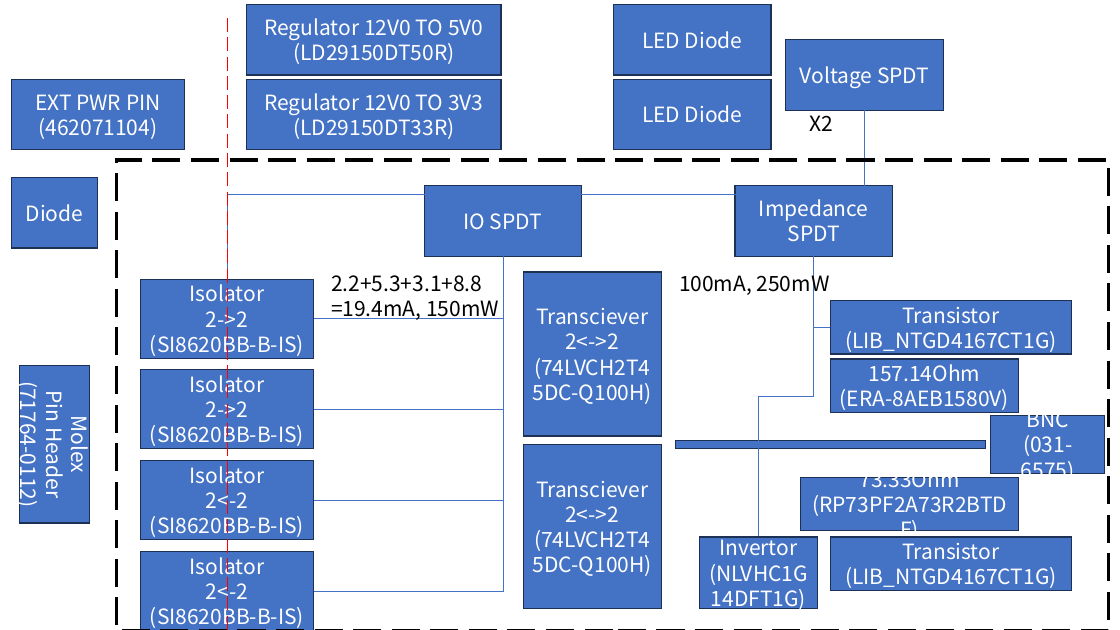
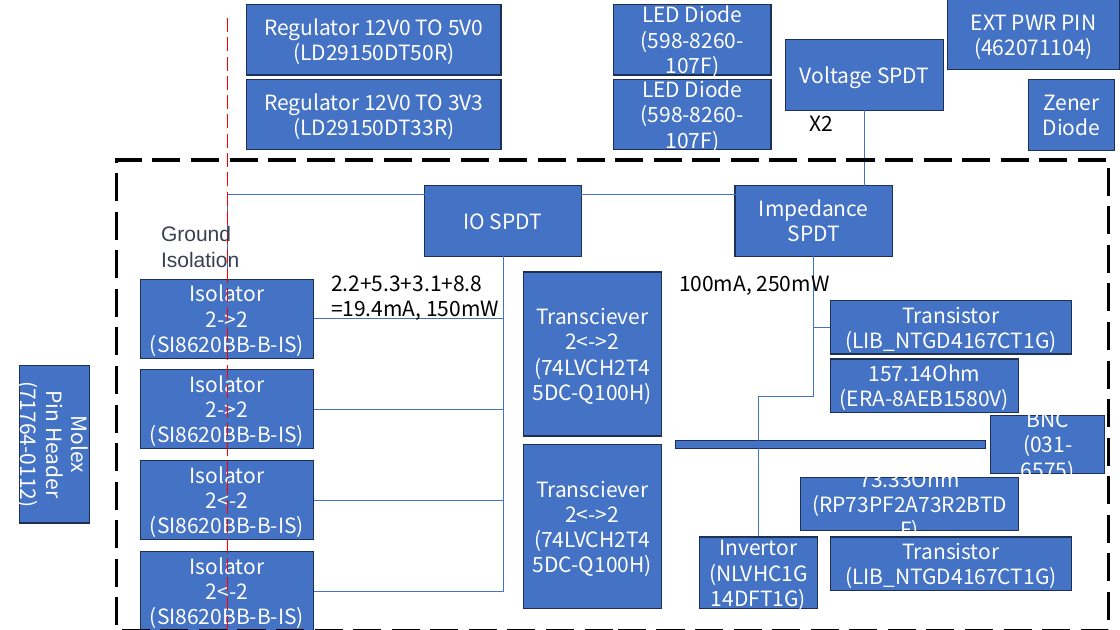
Before and after one commit to alexist2623/PMOD2BNC, a slide deck: slide 14 of Meeting/PMOD2BNC.pptx. Drawn at 1120x630 pixels with LibreOffice and Linux fonts; fonts in the diff are those of the drawing. Boxes give left, top, right and bottom in pixels: in the first picture for what was removed or moved away, otherwise in the second. Text is boxed around its words. In the diff, an @@ line names an element or a change of style, - is before the commit and + after.

```diff
--- a/Meeting/PMOD2BNC.pptx
+++ b/Meeting/PMOD2BNC.pptx
@@ rectangle "EXT PWR PIN": place and size @@
-rectangle "EXT PWR PIN" at [12,79,185,150]
+rectangle "EXT PWR PIN" at [948,0,1120,70]
@@ text in rectangle at [641,31,744,78]: paragraph added @@
+(598-8260-107F)
@@ rectangle "Zener Diode": place and size @@
-rectangle "Zener Diode" at [12,177,98,248]
+rectangle "Zener Diode" at [1028,80,1115,150]
@@ text in rectangle at [641,105,744,153]: paragraph added @@
+(598-8260-107F)
@@ text in rectangle at [1043,94,1101,136]: text changed @@
-Diode
+Zener Diode
@@ text added at [161,225,239,271], 18 pt, text #374151 @@
+Ground Isolation
```
Also in this commit, not shown: 4 slides added, 16 other files.
